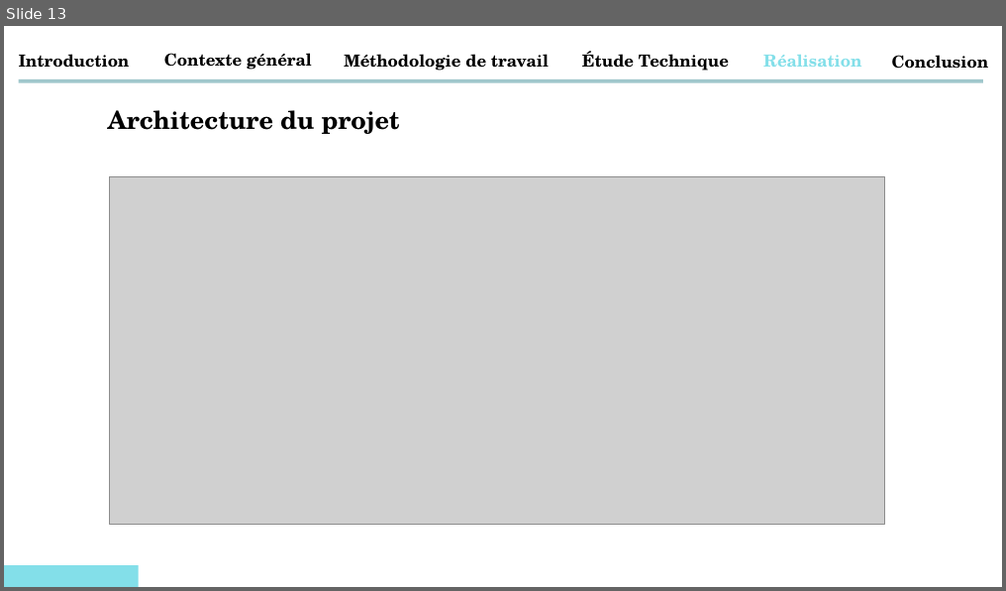
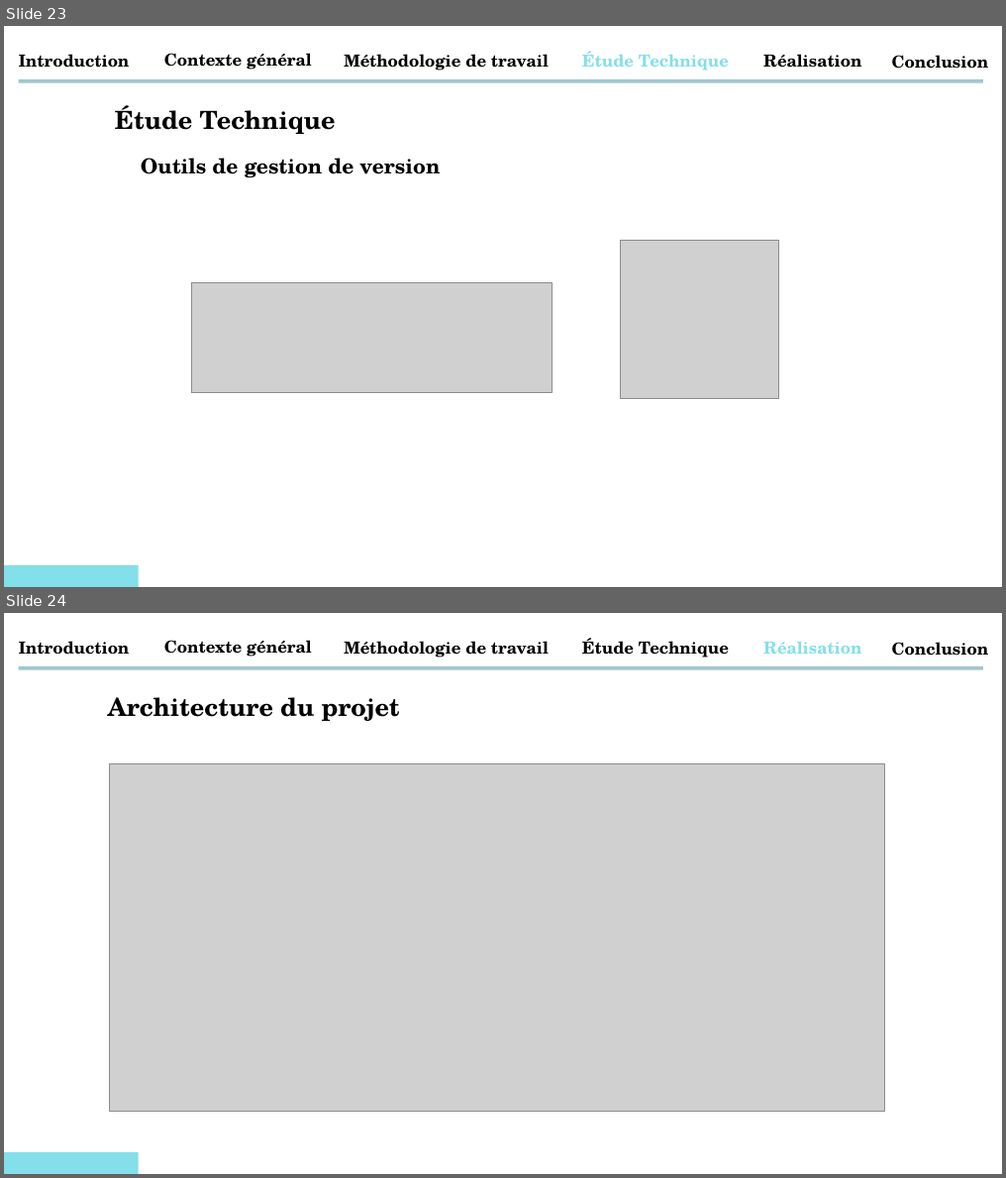
Before and after one commit to abdessamadtanafaat/AdminDashboard, a slide deck: PRESENTATION PFA/Presentatin PFA .pptx. Shown one above the other, each under a label of ours: slide 13 before the commit, slides 23 and 24 after it. The pictures are 1006x591 and 1006x1178 pixels, drawn with LibreOffice and Linux fonts; fonts in the diff are those of the drawing; grey boxes stand for pictures. Boxes give left, top, right and bottom in pixels: in the first picture for what was removed or moved away, otherwise in the second. Text is boxed around its words. In the diff, an @@ line names an element or a change of style, - is before the commit and + after.

```diff
--- a/PRESENTATION PFA/Presentatin PFA .pptx
+++ b/PRESENTATION PFA/Presentatin PFA .pptx
@@ slide 23 added at (x1=4, y1=26, x2=1002, y2=587), background #FFFFFF @@
@@ text added at (x1=19, y1=54, x2=130, y2=68), 16 pt, text #000000, bold @@
+Introduction
@@ text added at (x1=164, y1=53, x2=312, y2=70), 16 pt, text #000000, bold @@
+Contexte général
@@ text added at (x1=344, y1=54, x2=548, y2=71), 16 pt, text #000000, bold @@
+Méthodologie de travail
@@ text added at (x1=582, y1=51, x2=729, y2=71), 16 pt, text #83DFE9, bold @@
+Étude Technique
@@ text added at (x1=763, y1=54, x2=861, y2=68), 16 pt, text #000000, bold @@
+Réalisation
@@ text added at (x1=892, y1=55, x2=989, y2=69), 16 pt, text #000000, bold @@
+Conclusion
@@ rectangle added at (x1=18, y1=79, x2=983, y2=82), fill #A0C7CC @@
@@ text added at (x1=115, y1=105, x2=336, y2=134), 24 pt, text #000000, bold @@
+Étude Technique
@@ text added at (x1=141, y1=158, x2=440, y2=178), 20 pt, text #000000, bold @@
+Outils de gestion de version
@@ picture added at (x1=620, y1=240, x2=779, y2=399) @@
@@ picture added at (x1=192, y1=282, x2=552, y2=392) @@
@@ rectangle added at (x1=4, y1=566, x2=138, y2=587), fill #83DFE9 @@
@@ what was slide 13 is now slide 24 @@
```
Also in this commit, not shown: 7 slides changed, 10 other slides added, 1 other file.
